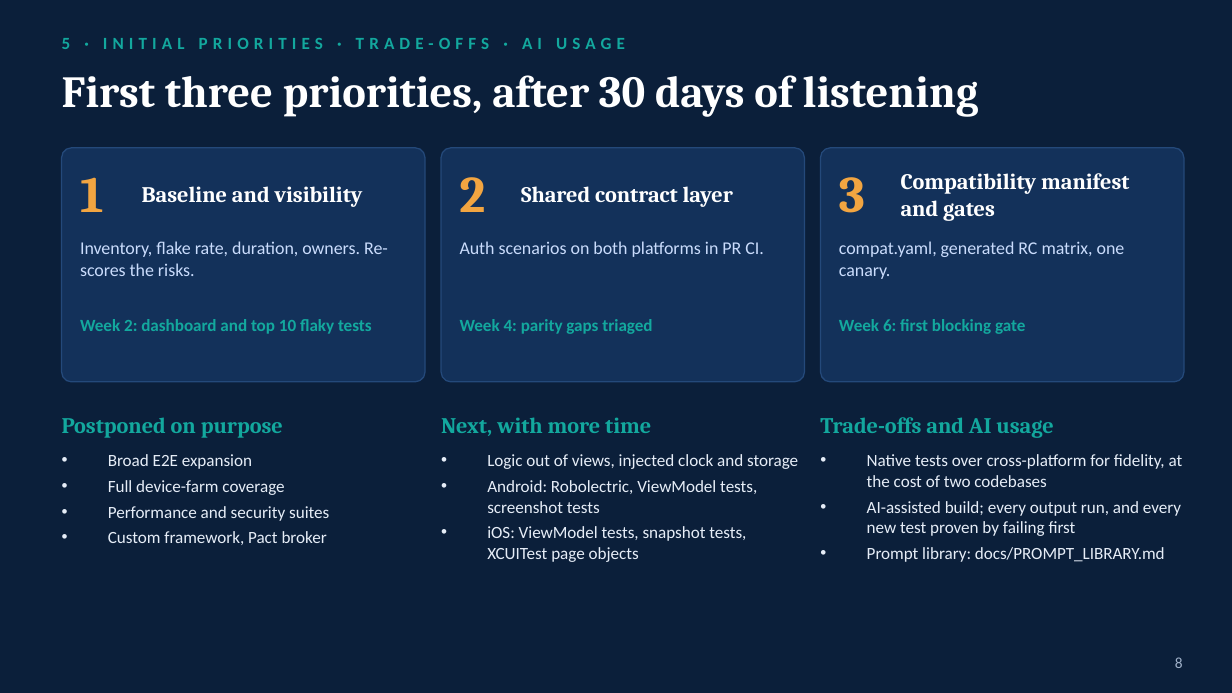
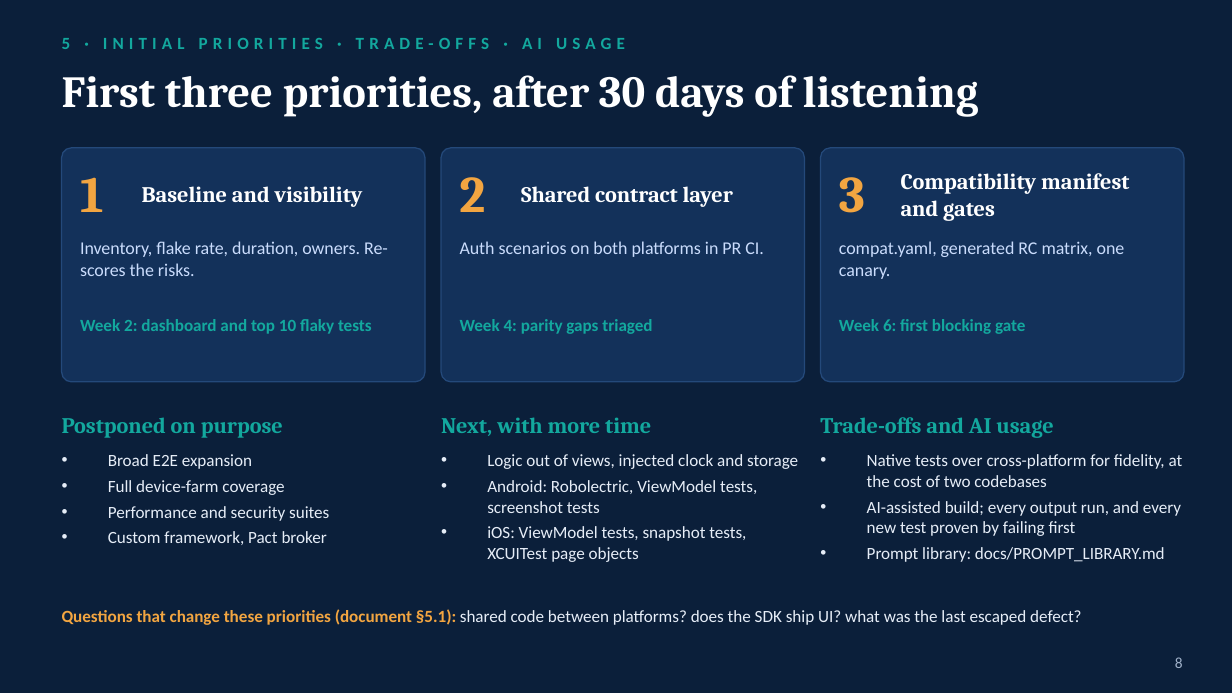
Before and after one commit to ricardorlg/sdk-qa-assignment, a slide deck: slide 8 of deliverables/SDK_QA_Strategy.pptx. Drawn at 1232x693 pixels with LibreOffice and Linux fonts; fonts in the diff are those of the drawing. Boxes give left, top, right and bottom in pixels: in the first picture for what was removed or moved away, otherwise in the second. Text is boxed around its words. In the diff, an @@ line names an element or a change of style, - is before the commit and + after.

```diff
--- a/deliverables/SDK_QA_Strategy.pptx
+++ b/deliverables/SDK_QA_Strategy.pptx
@@ text added at [62,609,1081,625], 10 pt, text #E6EDF7 @@
+Questions that change these priorities (document §5.1): shared code between platforms? does the SDK ship UI? what was the last escaped defect?
```
Also in this commit, not shown: 3 other files.
